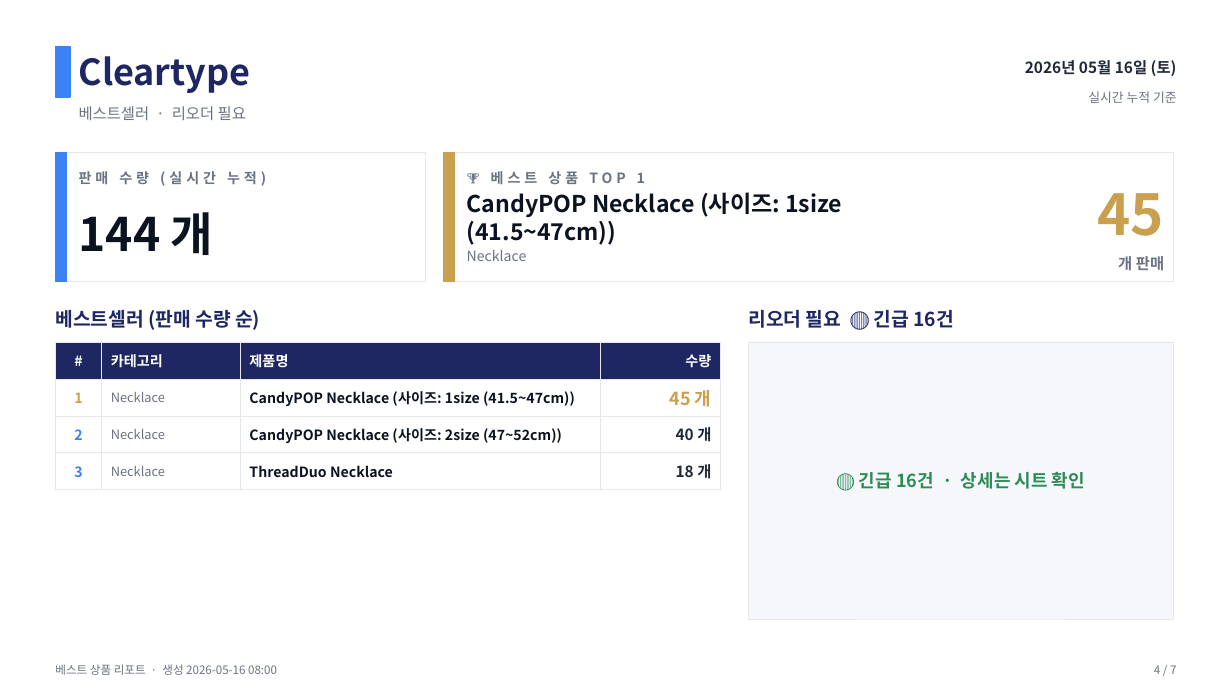
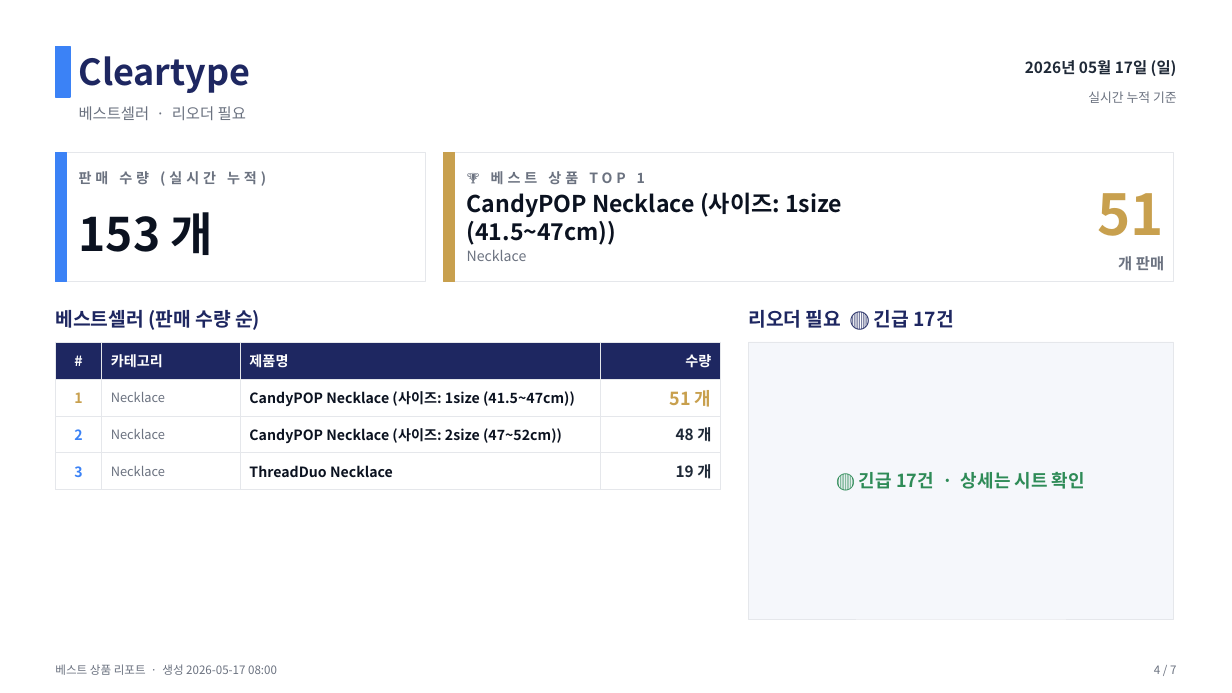
Before and after one commit to j65209/Brightbeed, a slide deck: slide 4 of data/sales-report.pptx. Drawn at 1232x693 pixels with LibreOffice and Linux fonts; fonts in the diff are those of the drawing. Boxes give left, top, right and bottom in pixels: in the first picture for what was removed or moved away, otherwise in the second. Text is boxed around its words. In the diff, an @@ line names an element or a change of style, - is before the commit and + after.

```diff
--- a/data/sales-report.pptx
+++ b/data/sales-report.pptx
@@ text at box(1025, 60, 1177, 76): text changed @@
-2026년 05월 16일 (토)
+2026년 05월 17일 (일)
@@ text at box(1098, 193, 1165, 236): text changed @@
-45
+51
@@ text at box(79, 212, 214, 255): text changed @@
-144 개
+153 개
@@ text at box(748, 310, 953, 328): text changed @@
-리오더 필요 🔴 긴급 16건
+리오더 필요 🔴 긴급 17건
@@ table at box(55, 342, 721, 483) @@
-row 2, column 4: 45 개
+row 2, column 4: 51 개
-row 3, column 4: 40 개
+row 3, column 4: 48 개
-row 4, column 4: 18 개
+row 4, column 4: 19 개
@@ text at box(859, 472, 1085, 489): text changed @@
-🔴 긴급 16건 · 상세는 시트 확인
+🔴 긴급 17건 · 상세는 시트 확인
@@ text at box(55, 664, 277, 675): text changed @@
-베스트 상품 리포트 · 생성 2026-05-16 08:00
+베스트 상품 리포트 · 생성 2026-05-17 08:00
```
Also in this commit, not shown: 6 other slides changed.
